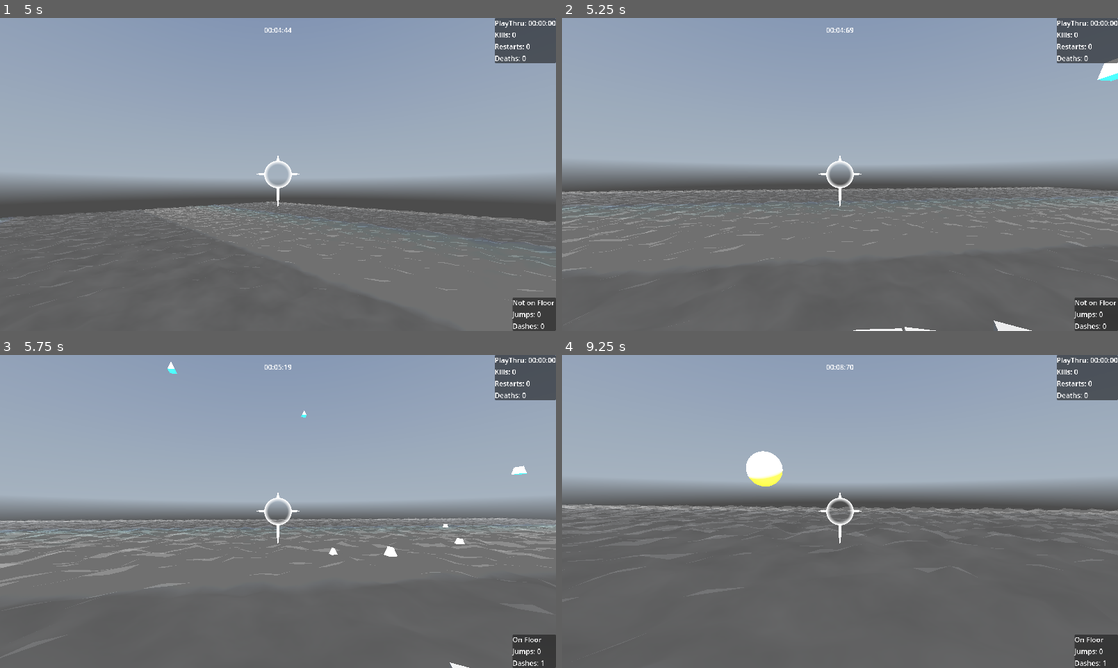
Above: before the commit, frames 1-4 (two rows, left to right).
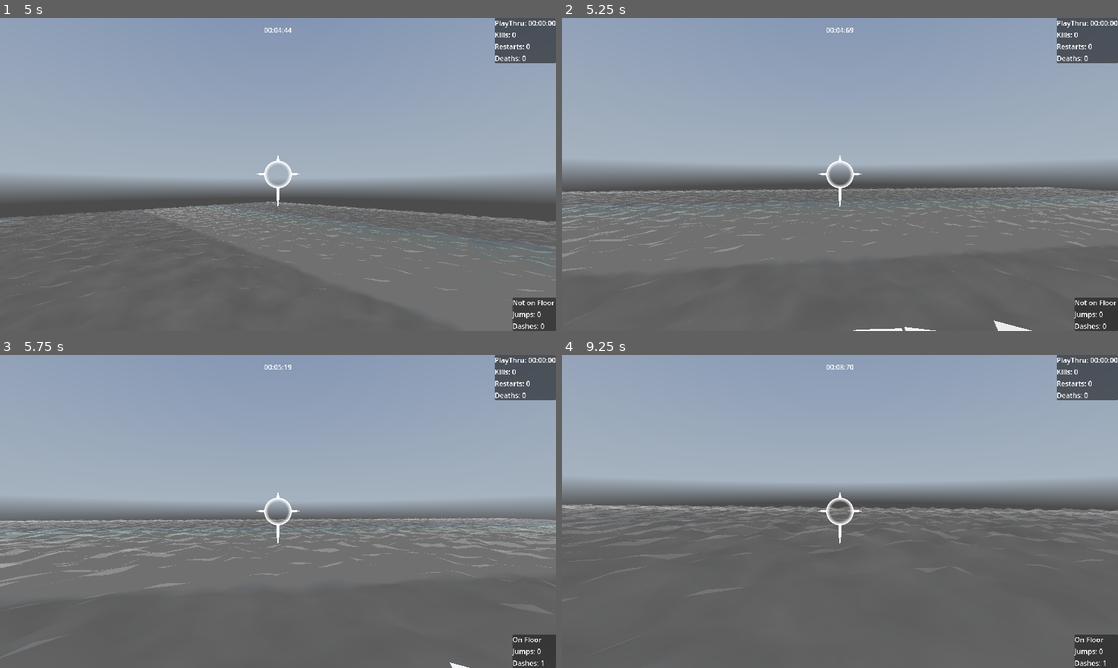
Above: after the commit, the same moments.

Repository: lucasrumney94/GodotGoneWild
Game: Godot game, scene res://Main/Stages/stage_4_boss_fight.tscn
Two runs of this game, one before a commit and one after it. Both use one fixed random seed, a clock stepped at 60 frames per second and the inputs below. This scene is started directly instead of the project's main scene. The engine's default icon, where the game draws it, is replaced by a stand-in: a white triangle on a blue panel in a dark square. A sky picture missing from this copy of the repository is replaced by a grey-blue gradient.
Inputs (mouse positions are in pixels of both pictures, inside the frame that each line leads up to):
- Up to frame 1 (5 s): move the mouse to (305, 174) at 0.52 s; hold W (move_forward) from 0.53 s (still down); click (305, 174) at 0.6 s; tap Space (jump) at 0.77, 1.52, 3.02, 3.77, 4.52 s; move the mouse to (250, 174) at 1.27 s; right-click (250, 174) at 1.35 s; move the mouse to (289, 168) at 2.02 s; click (289, 168) at 2.1 s; move the mouse to (272, 180) at 2.77 s; right-click (272, 180) at 2.85 s; move the mouse to (316, 177) at 3.52 s; click (316, 177) at 3.6 s; move the mouse to (233, 171) at 4.27 s; right-click (233, 171) at 4.35 s
- Up to frame 2 (5.25 s): keep holding W (move_forward); move the mouse to (845, 174) at 5.02 s; click (845, 174) at 5.1 s
- Up to frame 3 (5.75 s): keep holding W (move_forward)
- Up to frame 4 (9.25 s): move the mouse to (817, 505) at 5.77 s; release W (move_forward) at 5.78 s; hold D (move_right) 5.78-6.53 s; right-click (817, 505) at 5.85 s; tap Space (jump) at 6.02, 6.77, 7.52, 9.02 s; move the mouse to (867, 511) at 6.52 s; hold W (move_forward) 6.53-8.78 s; click (867, 511) at 6.6 s; move the mouse to (812, 511) at 7.27 s; right-click (812, 511) at 7.35 s; move the mouse to (851, 505) at 8.02 s; click (851, 505) at 8.1 s; move the mouse to (834, 517) at 8.77 s; hold A (move_left) from 8.78 s (still down); right-click (834, 517) at 8.85 s

Frame 1 is identical in both runs. In frame 2, 0.2% of the frame differs, in the area x 96-100%, y 12-21%; in frame 3, 0.2%; in frame 4, 0.6%, in the area x 33-40%, y 30-42%.

Commit message:
working on stage 4 a little, fixing enemy kill achievements

Diff:
--- a/godot-wild-tower/Autoload/stat_tracker.gd
+++ b/godot-wild-tower/Autoload/stat_tracker.gd
@@ -120,8 +120,10 @@
 	if enemy_type == Constants.EnemyType.CHERUBIM:
 		if SaveControl.get_stat_cumulative("kill" + str(Constants.EnemyType.CHERUBIM)) > 10:
 			AchievementControl.earn_achievement("kill_10_cherubim")
+	if enemy_type == Constants.EnemyType.MALAKIM:
 		if SaveControl.get_stat_cumulative("kill" + str(Constants.EnemyType.MALAKIM)) > 10:
 			AchievementControl.earn_achievement("kill_10_malakim")
+	if enemy_type == Constants.EnemyType.SERAPHIM:
 		if SaveControl.get_stat_cumulative("kill" + str(Constants.EnemyType.SERAPHIM)) > 10:
 			AchievementControl.earn_achievement("kill_10_seraphim")
 
--- a/godot-wild-tower/Main/Stages/stage_4_boss_fight.tscn
+++ b/godot-wild-tower/Main/Stages/stage_4_boss_fight.tscn
@@ -7,6 +7,7 @@
 [ext_resource type="ArrayMesh" uid="uid://dgy7dxognc1x3" path="res://Objects/Environment/Models/TowerTest1.obj" id="5_tf007"]
 [ext_resource type="PackedScene" path="res://Terrain/cloud layer.tscn" id="7_b217t"]
 [ext_resource type="PackedScene" uid="uid://dfvd2bwta7jmy" path="res://Objects/Enemies/Elohim.tscn" id="8_0ypp2"]
+[ext_resource type="Script" path="res://Objects/Environment/fall_kill_plane.gd" id="8_xdsyw"]
 
 [sub_resource type="PanoramaSkyMaterial" id="PanoramaSkyMaterial_asy3g"]
 panorama = ExtResource("3_3bfky")
@@ -17,6 +18,8 @@
 [sub_resource type="Environment" id="Environment_yg5si"]
 background_mode = 2
 sky = SubResource("Sky_seqca")
+
+[sub_resource type="WorldBoundaryShape3D" id="WorldBoundaryShape3D_1p2d8"]
 
 [node name="Stage 4 Tower Boss Fight" type="Node3D"]
 script = ExtResource("1_ssgvs")
@@ -53,7 +56,15 @@
 [node name="GodMovePoints" type="Node3D" parent="."]
 
 [node name="Node3D" type="Node3D" parent="GodMovePoints"]
-transform = Transform3D(1, 0, 0, 0, 1, 0, 0, 0, 1, -32.0209, 10.99, 45.5206)
+transform = Transform3D(1, 0, 0, 0, 1, 0, 0, 0, 1, -32.0209, 10.99, -51.2928)
 
 [node name="Node3D2" type="Node3D" parent="GodMovePoints"]
-transform = Transform3D(1, 0, 0, 0, 1, 0, 0, 0, 1, 30.4078, 20.7033, 58.4016)
+transform = Transform3D(1, 0, 0, 0, 1, 0, 0, 0, 1, 57.3248, 8.29836, -3.59291)
+
+[node name="FallKillPlane" type="Area3D" parent="."]
+transform = Transform3D(1, 0, 0, 0, 1, 0, 0, 0, 1, 0, -189.9, 0)
+collision_layer = 16
+script = ExtResource("8_xdsyw")
+
+[node name="CollisionShape3D" type="CollisionShape3D" parent="FallKillPlane"]
+shape = SubResource("WorldBoundaryShape3D_1p2d8")
--- a/godot-wild-tower/Objects/Enemies/Elohim.tscn
+++ b/godot-wild-tower/Objects/Enemies/Elohim.tscn
@@ -13,7 +13,7 @@
 tracks/0/type = "value"
 tracks/0/imported = false
 tracks/0/enabled = true
-tracks/0/path = NodePath("Graphics/Elohim/Core/Node3D/HaloRotationRoot:rotation")
+tracks/0/path = NodePath("RotationRoot/Graphics/Elohim/Core/Node3D/HaloRotationRoot:rotation")
 tracks/0/interp = 1
 tracks/0/loop_wrap = true
 tracks/0/keys = {
@@ -28,7 +28,7 @@
 tracks/0/type = "value"
 tracks/0/imported = false
 tracks/0/enabled = true
-tracks/0/path = NodePath("Graphics/Elohim/Core/Node3D/HaloRotationRoot:rotation")
+tracks/0/path = NodePath("RotationRoot/Graphics/Elohim/Core/Node3D/HaloRotationRoot:rotation")
 tracks/0/interp = 1
 tracks/0/loop_wrap = true
 tracks/0/keys = {
@@ -518,8 +518,9 @@
 [node name="Elohim" type="CharacterBody3D" node_paths=PackedStringArray("spawn_patterns")]
 collision_layer = 2
 script = ExtResource("1_0b2vk")
-spawn_patterns = [NodePath("SpawnPatterns/Pattern1")]
-move_speed = 200.0
+spawn_patterns = [NodePath("SpawnPatterns/Pattern1"), NodePath("SpawnPatterns/Pattern2")]
+spawn_delay = 10.0
+move_speed = 500.0
 
 [node name="AnimationPlayer" type="AnimationPlayer" parent="."]
 libraries = {
@@ -536,92 +537,100 @@
 [node name="SpawnTimer" type="Timer" parent="."]
 wait_time = 5.0
 
+[node name="InvincibilityTimer" type="Timer" parent="."]
+wait_time = 5.0
+one_shot = true
+
 [node name="CollisionShape3D" type="CollisionShape3D" parent="."]
 transform = Transform3D(7, 0, 0, 0, 7, 0, 0, 0, 7, 0, 0.183807, 0)
 shape = SubResource("SphereShape3D_8y0aq")
 
-[node name="Graphics" type="Node3D" parent="."]
+[node name="RotationRoot" type="Node3D" parent="."]
+unique_name_in_owner = true
+
+[node name="Graphics" type="Node3D" parent="RotationRoot"]
 transform = Transform3D(-1, 0, -8.74228e-08, 0, 1, 0, 8.74228e-08, 0, -1, 0, -7.06619, 0)
 
-[node name="Elohim" type="Node3D" parent="Graphics"]
+[node name="Elohim" type="Node3D" parent="RotationRoot/Graphics"]
 transform = Transform3D(1, 0, 0, 0, 1, 0, 0, 0, 1, 0, 3, 0)
 
-[node name="Core" type="MeshInstance3D" parent="Graphics/Elohim" groups=["explode"]]
+[node name="Core" type="MeshInstance3D" parent="RotationRoot/Graphics/Elohim" groups=["explode"]]
 transform = Transform3D(1, 0, 0, 0, 1, 0, 0, 0, 1, 0, 5, -1)
 mesh = SubResource("ArrayMesh_itdcy")
 skeleton = NodePath("")
 
-[node name="Face" type="MeshInstance3D" parent="Graphics/Elohim/Core"]
+[node name="Face" type="MeshInstance3D" parent="RotationRoot/Graphics/Elohim/Core"]
 mesh = SubResource("ArrayMesh_to1nn")
 skeleton = NodePath("")
 
-[node name="Beard Center" type="MeshInstance3D" parent="Graphics/Elohim/Core/Face"]
+[node name="Beard Center" type="MeshInstance3D" parent="RotationRoot/Graphics/Elohim/Core/Face"]
 transform = Transform3D(1, 0, 0, 0, 1, 0, 0, 0, 1, 0, -4.4, 5.2)
 mesh = SubResource("ArrayMesh_y8ju5")
 skeleton = NodePath("")
 
-[node name="Beard Left" type="MeshInstance3D" parent="Graphics/Elohim/Core/Face"]
+[node name="Beard Left" type="MeshInstance3D" parent="RotationRoot/Graphics/Elohim/Core/Face"]
 transform = Transform3D(1, 0, 0, 0, 1, 0, 0, 0, 1, 0, -3.28, 5.4)
 mesh = SubResource("ArrayMesh_td2ug")
 skeleton = NodePath("")
 
-[node name="Beard Right" type="MeshInstance3D" parent="Graphics/Elohim/Core/Face"]
+[node name="Beard Right" type="MeshInstance3D" parent="RotationRoot/Graphics/Elohim/Core/Face"]
 transform = Transform3D(1, 0, 0, 0, -1, -3.25841e-07, 0, 3.25841e-07, -1, 0, -3.28, 5.4)
 mesh = SubResource("ArrayMesh_624hk")
 skeleton = NodePath("")
 
-[node name="Mustache Left" type="MeshInstance3D" parent="Graphics/Elohim/Core/Face"]
+[node name="Mustache Left" type="MeshInstance3D" parent="RotationRoot/Graphics/Elohim/Core/Face"]
 transform = Transform3D(1, 0, 0, 0, 1, 0, 0, 0, 1, 0, -2.1, 5.2)
 mesh = SubResource("ArrayMesh_a8iyx")
 skeleton = NodePath("")
 
-[node name="Mustache Right" type="MeshInstance3D" parent="Graphics/Elohim/Core/Face"]
+[node name="Mustache Right" type="MeshInstance3D" parent="RotationRoot/Graphics/Elohim/Core/Face"]
 transform = Transform3D(1, 0, 0, 0, -1, -3.25841e-07, 0, 3.25841e-07, -1, 0, -2.1, 5.2)
 mesh = SubResource("ArrayMesh_whwli")
 skeleton = NodePath("")
 
-[node name="Node3D" type="Node3D" parent="Graphics/Elohim/Core"]
+[node name="Node3D" type="Node3D" parent="RotationRoot/Graphics/Elohim/Core"]
 transform = Transform3D(1, 0, 0, 0, 0.766044, -0.642788, 0, 0.642788, 0.766044, 0, 0, 0)
 
-[node name="HaloRotationRoot" type="Node3D" parent="Graphics/Elohim/Core/Node3D"]
+[node name="HaloRotationRoot" type="Node3D" parent="RotationRoot/Graphics/Elohim/Core/Node3D"]
 unique_name_in_owner = true
 
-[node name="Halo" type="MeshInstance3D" parent="Graphics/Elohim/Core/Node3D/HaloRotationRoot"]
+[node name="Halo" type="MeshInstance3D" parent="RotationRoot/Graphics/Elohim/Core/Node3D/HaloRotationRoot"]
 transform = Transform3D(1, 0, 0, 3.55271e-15, 1, -8.9407e-08, -7.10543e-15, 8.9407e-08, 1, 0, 0, 0)
 mesh = SubResource("ArrayMesh_rcg7v")
 skeleton = NodePath("")
 
-[node name="Halo_001" type="MeshInstance3D" parent="Graphics/Elohim/Core/Node3D/HaloRotationRoot"]
+[node name="Halo_001" type="MeshInstance3D" parent="RotationRoot/Graphics/Elohim/Core/Node3D/HaloRotationRoot"]
 transform = Transform3D(0.642788, -0.694272, 0.323744, 0.586824, 0.717923, 0.374465, -0.492404, -0.0507202, 0.868888, 0, 0, 0)
 mesh = SubResource("ArrayMesh_10l5u")
 skeleton = NodePath("")
 
-[node name="Halo_002" type="MeshInstance3D" parent="Graphics/Elohim/Core/Node3D/HaloRotationRoot"]
+[node name="Halo_002" type="MeshInstance3D" parent="RotationRoot/Graphics/Elohim/Core/Node3D/HaloRotationRoot"]
 transform = Transform3D(-0.173648, -0.969846, -0.17101, 0.754407, -0.24262, 0.609923, -0.633022, -0.0230992, 0.773789, 0, 0, 0)
 mesh = SubResource("ArrayMesh_gk0wj")
 skeleton = NodePath("")
 
-[node name="Halo_003" type="MeshInstance3D" parent="Graphics/Elohim/Core/Node3D/HaloRotationRoot"]
+[node name="Halo_003" type="MeshInstance3D" parent="RotationRoot/Graphics/Elohim/Core/Node3D/HaloRotationRoot"]
 transform = Transform3D(-0.866026, -0.383022, -0.321394, 0.383022, -0.921381, 0.0659695, -0.321394, -0.0659696, 0.944645, 0, 0, 0)
 mesh = SubResource("ArrayMesh_751u8")
 skeleton = NodePath("")
 
-[node name="Halo_004" type="MeshInstance3D" parent="Graphics/Elohim/Core/Node3D/HaloRotationRoot"]
+[node name="Halo_004" type="MeshInstance3D" parent="RotationRoot/Graphics/Elohim/Core/Node3D/HaloRotationRoot"]
 transform = Transform3D(0.642788, 0.694272, -0.323744, -0.586824, 0.717923, 0.374465, 0.492404, -0.0507202, 0.868888, 0, 0, 0)
 mesh = SubResource("ArrayMesh_g0g1t")
 skeleton = NodePath("")
 
-[node name="Halo_005" type="MeshInstance3D" parent="Graphics/Elohim/Core/Node3D/HaloRotationRoot"]
+[node name="Halo_005" type="MeshInstance3D" parent="RotationRoot/Graphics/Elohim/Core/Node3D/HaloRotationRoot"]
 transform = Transform3D(-0.173648, 0.969846, 0.17101, -0.754407, -0.24262, 0.609923, 0.633022, -0.0230992, 0.773789, 0, 0, 0)
 mesh = SubResource("ArrayMesh_klgym")
 skeleton = NodePath("")
 
-[node name="Halo_006" type="MeshInstance3D" parent="Graphics/Elohim/Core/Node3D/HaloRotationRoot"]
+[node name="Halo_006" type="MeshInstance3D" parent="RotationRoot/Graphics/Elohim/Core/Node3D/HaloRotationRoot"]
 transform = Transform3D(-0.866026, 0.383022, 0.321394, -0.383022, -0.921381, 0.0659696, 0.321394, -0.0659696, 0.944645, 0, 0, 0)
 mesh = SubResource("ArrayMesh_takby")
 skeleton = NodePath("")
 
 [node name="SpawnPatterns" type="Node3D" parent="."]
+unique_name_in_owner = true
 
 [node name="Pattern1" type="Node3D" parent="SpawnPatterns"]
 transform = Transform3D(1, 0, 0, 0, 1, 0, 0, 0, 1, 0.869349, 0.329188, -4.63643)
@@ -641,3 +650,18 @@
 [node name="EnemySpawnPoint3" parent="SpawnPatterns/Pattern1" instance=ExtResource("2_jnw1c")]
 transform = Transform3D(1, 0, 0, 0, 1, 0, 0, 0, 1, 3.22822, -3.67678, -4.18349)
 enemy_type = 3
+
+[node name="Pattern2" type="Node3D" parent="SpawnPatterns"]
+transform = Transform3D(1, 0, 0, 0, 1, 0, 0, 0, 1, 0.869349, 0.329188, -4.63643)
+
+[node name="EnemySpawnPoint" parent="SpawnPatterns/Pattern2" instance=ExtResource("2_jnw1c")]
+transform = Transform3D(1, 0, 0, 0, 1, 0, 0, 0, 1, -5.29684, -0.622673, -7.32122)
+enemy_type = 1
+
+[node name="EnemySpawnPoint2" parent="SpawnPatterns/Pattern2" instance=ExtResource("2_jnw1c")]
+transform = Transform3D(1, 0, 0, 0, 1, 0, 0, 0, 1, 3.3859, -1.02139, -3.50506)
+enemy_type = 1
+
+[node name="EnemySpawnPoint4" parent="SpawnPatterns/Pattern2" instance=ExtResource("2_jnw1c")]
+transform = Transform3D(1, 0, 0, 0, 1, 0, 0, 0, 1, -3.71952, -0.843755, -2.12609)
+enemy_type = 1
--- a/godot-wild-tower/Objects/Enemies/elohim.gd
+++ b/godot-wild-tower/Objects/Enemies/elohim.gd
@@ -10,20 +10,25 @@
 
 var target: Node3D
 
+@export var invincibility_time: float = 5.0
+
 
 func _ready():
 	$SpawnTimer.wait_time = spawn_delay
 	$SpawnTimer.timeout.connect(on_spawn_timer_timeout)
+	$InvincibilityTimer.timeout.connect(on_invincibility_timeout)
 
 	$DeathComponent.hurt.connect(on_hurt)
 
 
 func _physics_process(delta):
+
 	if move_index >= 0 && move_index < move_points.size():
 		#move toward selected move point
 		var dir = (move_points[move_index].global_position - global_position).normalized()
 		#velocity = dir * distance * (sin(Time.get_ticks_msec() / 1000 / period)) * delta;
 		velocity = dir * move_speed * delta
+		move_and_slide()
 
 	if target == null:
 		var player = get_tree().get_first_node_in_group("player")
@@ -34,7 +39,8 @@
 			return
 
 	if target.global_position != global_position:
-		look_at(target.global_position)
+		%RotationRoot.look_at(target.global_position)
+		%SpawnPatterns.look_at(Vector3(target.global_position.x, %SpawnPatterns.global_position.y, target.global_position.z))
 
 	if activation_range > 0 && global_position.distance_squared_to(target.global_position) < pow(activation_range, 2):
 		if $SpawnTimer.is_stopped():
@@ -57,6 +63,12 @@
 	$SpawnTimer.start()
 
 
+func on_invincibility_timeout():
+	$CollisionShape3D.disabled = false
+
+
 func on_hurt():
 	print("GOD HAS BEEN HURT!")
 	move_index += 1
+	$InvincibilityTimer.start(invincibility_time)
+	$CollisionShape3D.disabled = true
Not shown: 1 places in godot-wild-tower/Main/Stages/stage_4_boss_fight.tscn that only renumber resources
